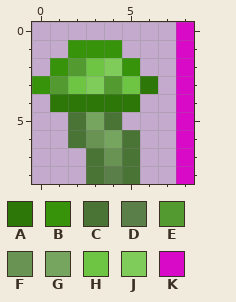
Two states of a pixel-art sprite, Tiles/SlimeMushroom.png. That is the earlier state.
The file is 18x18 pixels, drawn in blocks of 2x2; one block is one cell here.
Palette (. is transparent): A #2c7708  B #37940a  C #4a7435  D #5a7f48  E #539b30  F #689353  G #76a560  H #6dc543  J #7fcc5a  K #d80ac8
Pixels before, first column x 0:
0 ........K
1 ..BBB...K
2 .BEHJB..K
3 BEHJEHA.K
4 .AAAAA..K
5 ..CGC...K
6 ..CFGC..K
7 ...CFC..K
8 ...CDC..K
New version:
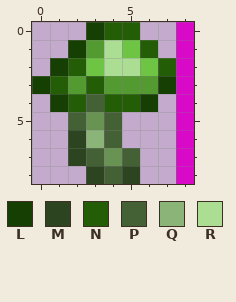
Colours new in this view: L #163f03  M #2c4420  N #235e06  P #446136  Q #8bb478  R #abdd93
Diff:
Changed rows in their new state; - is an unchanged pixel.
first column x 0:
0 ---LNN--
1 --LERHN-
2 -LN-RRHN
3 LNEN-EEL
4 -LNPNNL-
5 --PFP---
6 --MQP.--
7 --MP-P--
8 ---MPM--
